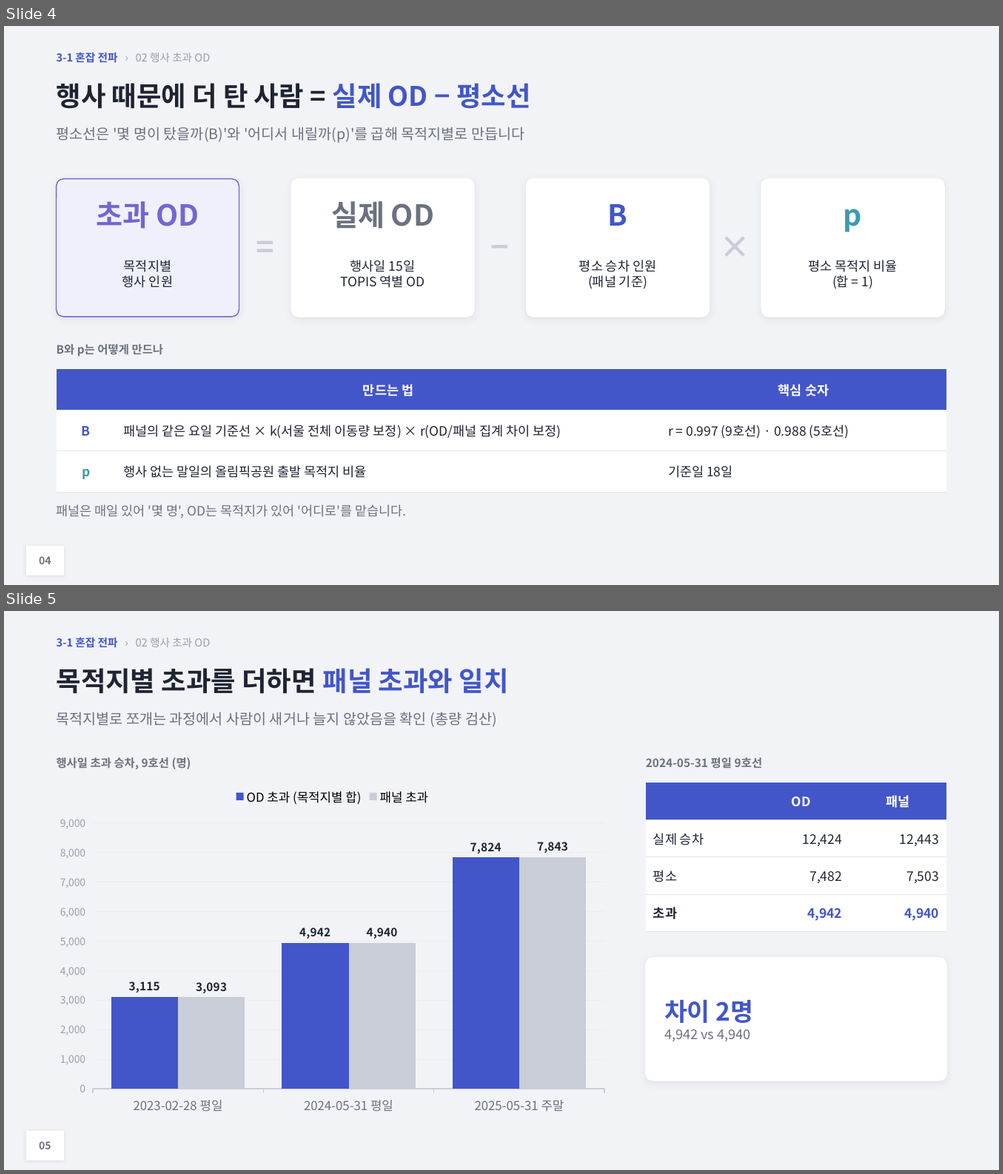
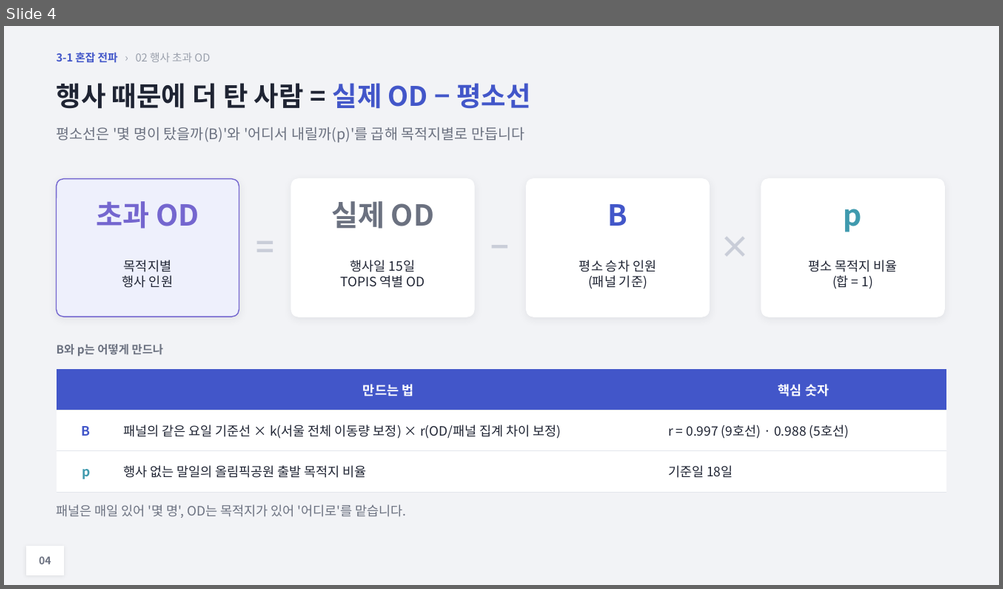
Before and after one commit to HUFS-DAT/dat-datasets, a slide deck: submissions/8기/넥서스_NEXUS/NEXUS_Phase3.pptx. Shown one above the other, each under a label of ours: slides 4 and 5 before the commit, slide 4 after it. The pictures are 1003x1174 and 1003x589 pixels, drawn with LibreOffice and Linux fonts; fonts in the diff are those of the drawing. Boxes give left, top, right and bottom in pixels: in the first picture for what was removed or moved away, otherwise in the second. Text is boxed around its words. In the diff, an @@ line names an element or a change of style, - is before the commit and + after.

```diff
--- a/submissions/8기/넥서스_NEXUS/NEXUS_Phase3.pptx
+++ b/submissions/8기/넥서스_NEXUS/NEXUS_Phase3.pptx
@@ slide 5 removed at [4,611,999,1170], background #F2F3F6 @@
@@ text removed at [57,637,210,648] @@
-3-1 혼잡 전파 › 02 행사 초과 OD
@@ text removed at [57,668,509,694] @@
-목적지별 초과를 더하면 패널 초과와 일치
@@ text removed at [57,712,497,727] @@
-목적지별로 쪼개는 과정에서 사람이 새거나 늘지 않았음을 확인 (총량 검산)
@@ text removed at [57,758,191,769] @@
-행사일 초과 승차, 9호선 (명)
@@ text removed at [646,758,762,768] @@
-2024-05-31 평일 9호선
@@ column chart removed at [48,779,616,1122] @@
-categories: 2023-02-28 평일, 2024-05-31 평일, 2025-05-31 주말
-OD 초과 (목적지별 합): 3115, 4942, 7824
-패널 초과: 3093, 4940, 7843
@@ table removed at [646,783,946,932], 4 rows, 3 columns @@
- | OD | 패널
-실제 승차 | 12,424 | 12,443
-평소 | 7,482 | 7,503
-초과 | 4,942 | 4,940
@@ rounded rectangle removed at [646,958,946,1081] @@
@@ text removed at [664,1000,753,1042] @@
-차이 2명
-4,942 vs 4,940
@@ rectangle removed at [26,1132,64,1160] @@
@@ text removed at [39,1142,51,1150] @@
-05
```
Also in this commit, not shown: 6 slides changed, 1 slide added, 2 other slides removed.
